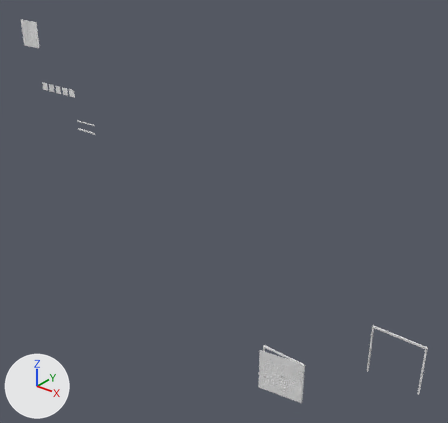
One commit to the Blender file generator/Rozwierana/rozwierana3.blend: the scene before it, then after it.
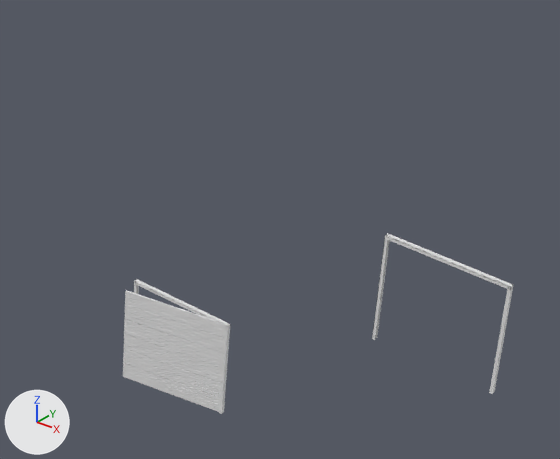
Each version is shown whole from a 50 mm lens placed at (12.75, -20.56, 21.67), pointed at (-4.53, 1.04, 8.28), then close up on the part from 46% to 100% of the width and 53% to 100% of the height. Arrows for +X, +Y and +Z are at lower left; the lights stay in place.

Names of what the first close-up shows: 'Right_Door', 'szyny', 'szyny-na-brame'.
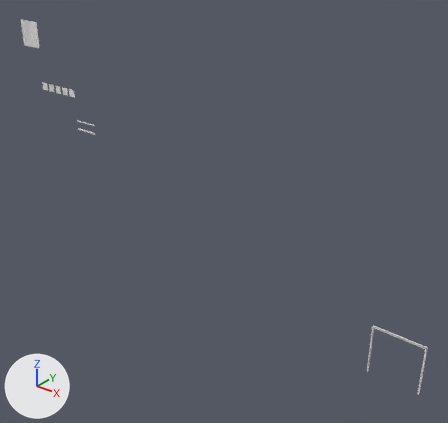
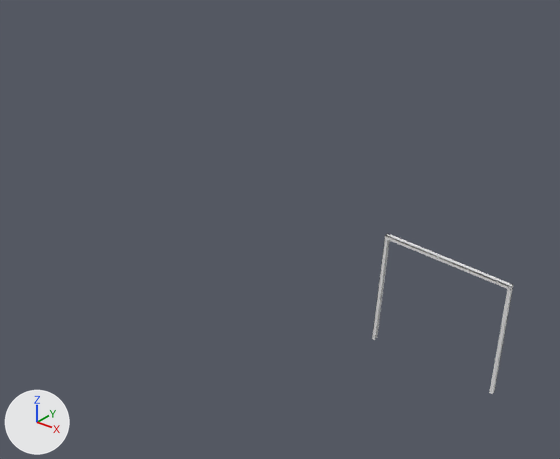
Edits to the bpy script that builds the scene:
```text
Remove ob_right_door:
    ob_right_door = bpy.data.objects.new('Right_Door', me_cube_009)
    ob_right_door.location = (1.17, 0.01, 1.17)
    ob_right_door.rotation_euler = (0.0, 0.0, 0.175)  # degrees (0, 0, 10)
    ob_right_door.scale = (1.0, 0.075, 1.0)
Remove ob_szyny:
    ob_szyny = bpy.data.objects.new('szyny', me_cube_077)
    ob_szyny.location = (0.0, 0.0, 1.17)
    ob_szyny.scale = (0.978, 1.0, 0.977)
```

Where the change shows, as pixel boxes [x1, y1, x2, y2] in the close-ups (560 x 459 px):
'Right_Door', deleted
    before: [123, 290, 229, 413]
'szyny', deleted
    before: [134, 279, 230, 414]
